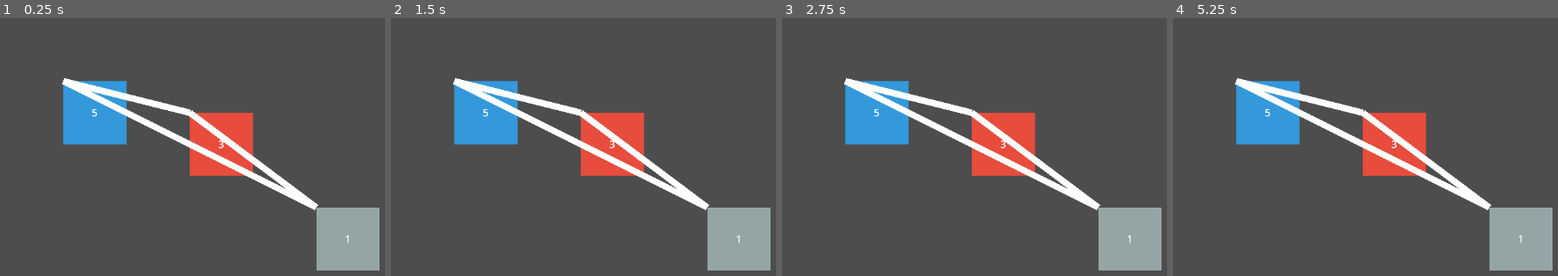
Above: before the commit, frames 1-4 (left to right).
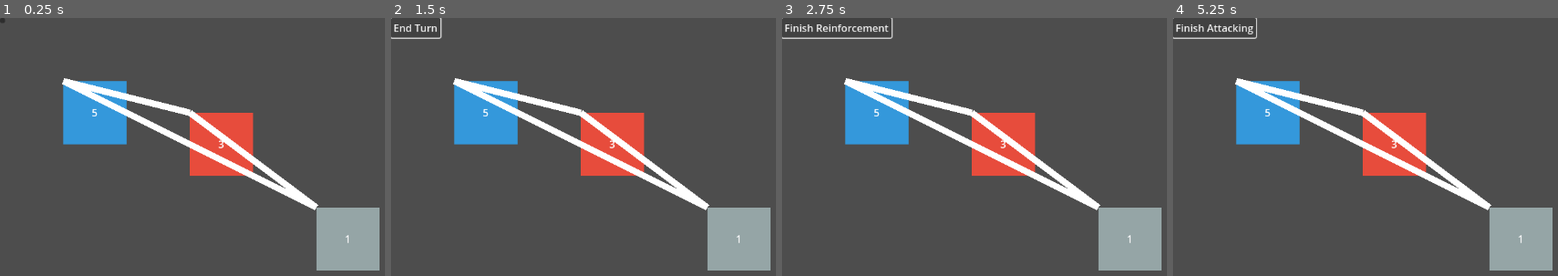
Above: after the commit, the same moments.

Repository: keithSchumacher/concrescence-game
Game: Godot game, scene res://scenes/test_game.tscn
Two runs of this game, one before a commit and one after it. Both use one fixed random seed, a clock stepped at 60 frames per second and the inputs below.
Inputs (mouse positions are in pixels of both pictures, inside the frame that each line leads up to):
- Up to frame 1 (0.25 s): no input
- Up to frame 2 (1.5 s): click (394, 20) at 0.52 s; click (433, 28) at 1.25 s, where only the run after the commit has a clickable "Finish Attacking"
- Up to frame 3 (2.75 s): click (805, 28) at 2 s, where only the run after the commit has a clickable "End Turn"
- Up to frame 4 (5.25 s): click (1226, 28) at 2.75 s, where only the run after the commit has a clickable "Finish Reinforcement"; click (1215, 28) at 3.5 s, where only the run after the commit has a clickable "Finish Attacking"; click (1196, 28) at 4.25 s, where only the run after the commit has a clickable "End Turn"; click (1226, 28) at 5 s, where only the run after the commit has a clickable "Finish Reinforcement"

The runs differ from the first frame. In frame 1, less than 0.1% of the frame differs, in the area x 0-2%, y 0-2%; in frame 2, 0.3%; in frame 3, 0.6%, in the area x 0-29%, y 0-9%; in frame 4, 0.5%.

Commit message:
add turn manager and turn phase ui button

Diff:
--- a/scenes/test_game.tscn
+++ b/scenes/test_game.tscn
@@ -1,7 +1,18 @@
-[gd_scene load_steps=2 format=3 uid="uid://ckb5xlvejcxhn"]
+[gd_scene load_steps=4 format=3 uid="uid://ckb5xlvejcxhn"]
 
 [ext_resource type="PackedScene" uid="uid://bp1kymf8adbvw" path="res://scenes/territory_manager.tscn" id="1_nl0sk"]
+[ext_resource type="PackedScene" uid="uid://vjcy1qb83lad" path="res://scenes/turn_manager.tscn" id="2_gb8nm"]
+[ext_resource type="Script" uid="uid://crds0n5i2hxuf" path="res://scripts/ui_controller.gd" id="3_1tawp"]
 
 [node name="TestGame" type="Node2D"]
 
 [node name="TerritoryManager" parent="." instance=ExtResource("1_nl0sk")]
+
+[node name="TurnManager" parent="." instance=ExtResource("2_gb8nm")]
+
+[node name="UI" type="CanvasLayer" parent="."]
+script = ExtResource("3_1tawp")
+
+[node name="NextPhaseButton" type="Button" parent="UI"]
+offset_right = 8.0
+offset_bottom = 8.0
--- /dev/null
+++ b/scenes/turn_manager.tscn
@@ -0,0 +1,6 @@
+[gd_scene load_steps=2 format=3 uid="uid://vjcy1qb83lad"]
+
+[ext_resource type="Script" uid="uid://hk12fbn717ru" path="res://scripts/turn_manager.gd" id="1_u6owk"]
+
+[node name="TurnManager" type="Node"]
+script = ExtResource("1_u6owk")
--- a/scripts/territory_manager.gd
+++ b/scripts/territory_manager.gd
@@ -18,8 +18,19 @@
 	["C", "A"]
 ]
 
+func _on_turn_changed(player):
+	print("TURN: It's now %s's turn" % player)
+
+func _on_phase_changed(player, phase):
+	print("PHASE: %s is now in the %s phase" % [player, phase])
+
 # Called when the node enters the scene tree
 func _ready():
+	var turn_manager = get_node("../TurnManager")
+	# Connect to phase/turn change signals
+	turn_manager.connect("phase_changed", Callable(self, "_on_phase_changed"))
+	turn_manager.connect("turn_changed", Callable(self, "_on_turn_changed"))
+
 	for id in territories:
 		var data = territories[id]
 
--- /dev/null
+++ b/scripts/turn_manager.gd
@@ -0,0 +1,32 @@
+extends Node
+
+var players = ["Player1", "Player2", "Player3"]
+var current_player_index = 0
+var current_phase_index = 0
+var phase_order = ["reinforce", "attack", "fortify"]
+
+signal phase_changed(player, phase)
+signal turn_changed(player)
+
+func _ready():
+	start_turn(players[current_player_index])
+
+func start_turn(player):
+	current_phase_index = 0
+	emit_signal("turn_changed", player)
+	start_phase(player, phase_order[current_phase_index])
+
+func start_phase(player, phase):
+	print("Player %s starts phase: %s" % [player, phase])
+	emit_signal("phase_changed", player, phase)
+
+func end_phase():
+	current_phase_index += 1
+	if current_phase_index >= phase_order.size():
+		end_turn()
+	else:
+		start_phase(players[current_player_index], phase_order[current_phase_index])
+
+func end_turn():
+	current_player_index = (current_player_index + 1) % players.size()
+	start_turn(players[current_player_index])
--- /dev/null
+++ b/scripts/ui_controller.gd
@@ -0,0 +1,21 @@
+extends CanvasLayer
+
+@onready var next_phase_button = $NextPhaseButton
+var turn_manager: Node = null  # cache reference
+
+func _ready():
+	turn_manager = get_node("../TurnManager")
+	turn_manager.phase_changed.connect(_on_phase_changed)
+	next_phase_button.pressed.connect(_on_next_phase_pressed)
+
+func _on_next_phase_pressed():
+	turn_manager.end_phase()
+
+func _on_phase_changed(player, phase):
+	match phase:
+		"reinforce":
+			next_phase_button.text = "Finish Reinforcement"
+		"attack":
+			next_phase_button.text = "Finish Attacking"
+		"fortify":
+			next_phase_button.text = "End Turn"
Not shown, added: scripts/turn_manager.gd.uid
Not shown, added: scripts/ui_controller.gd.uid
